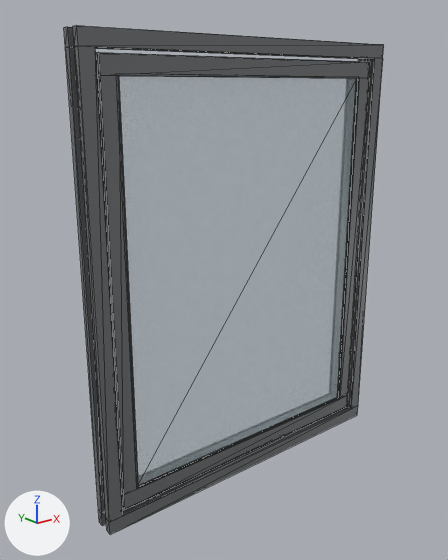
One commit to the glTF model public/models/vista-guard.glb: the scene before it, then after it.
Rendered twice from a 50 mm lens placed at (-1.345, -1.546, 1.359), pointed at (-0.071, 0.046, 0.722). The lights are fixed; the arrows at lower left show +X, +Y and +Z. The picture after the commit comes second. Mesh edges are drawn as thin lines. Vertices at exactly the same position are counted once.

The first picture shows 'window'.
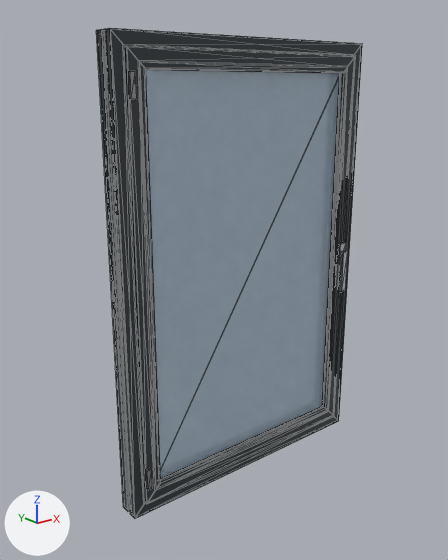
Boxes (x1, y1, x2, y2) around the edits, measured in the pictures (448 x 560 px):
'window', reshaped (17% narrower): before (64, 25, 384, 534); after (96, 28, 362, 518)
part 1 of me_mesh_0, added: after (337, 242, 346, 264)
part 2 of me_mesh_0, added: after (338, 250, 348, 292)
part 3 of me_mesh_0, added: after (145, 468, 152, 490)
part 4 of me_mesh_0, added: after (128, 71, 137, 99)
part 5 of me_mesh_0, rebuilt (17% narrower): before (73, 25, 384, 534); after (105, 28, 362, 518)
part 6 of me_mesh_0, rebuilt (not visible before): after (104, 32, 130, 510)
part 7 of me_mesh_0, rebuilt (18% narrower): before (119, 75, 358, 487); after (146, 69, 341, 480)
part 8 of me_mesh_0, rebuilt (not visible afterwards): before (96, 55, 122, 497)
part 9 of me_mesh_0, rebuilt (15% narrower): before (96, 52, 370, 509); after (124, 46, 356, 504)
part 10 of me_mesh_0, rebuilt (not visible afterwards): before (64, 27, 367, 526)
part 11 of me_mesh_0, rebuilt (18% narrower): before (119, 76, 357, 486); after (146, 70, 340, 479)
part 12 of me_mesh_0, added: after (96, 29, 130, 511)

The change, as a list of edits to the scene's bpy script:
```text
Change me_mesh_0:
    remove me_mesh_0.from_pydata(...)  # 176 vertices, 348 faces; spans x -0.6..0.6, y -0.04..0.04, z 0.0..1.5
    remove me_mesh_0.materials.append(mat_powder_coated_aluminium)  # grey #7c7e81
    add me_mesh_0.from_pydata(...)  # 400 vertices, 1092 faces; spans x -0.5..0.5, y -0.05..0.05, z 0.0..1.5
    me_mesh_0 part 1: a new loose piece, a box spanning x 0.423..0.455, y -0.04..-0.03, z 0.71..0.79, in mat_hardware (grey #a9acb0)
    me_mesh_0 part 2: a new loose piece, a box spanning x 0.428..0.45, y -0.054..-0.038, z 0.6..0.76, in mat_hardware (grey #a9acb0)
    me_mesh_0 part 3: a new loose piece, a box spanning x -0.459..-0.443, y -0.044..-0.03, z 0.105..0.175, in mat_hardware (grey #a9acb0)
    me_mesh_0 part 4: a new loose piece, a box spanning x -0.459..-0.443, y -0.044..-0.03, z 1.325..1.395, in mat_hardware (grey #a9acb0)
    me_mesh_0 part 5: the loose piece of 24 vertices spanning x -0.6..0.6, y -0.04..-0.01, z 0.0..1.5 is rebuilt with 32 vertices and now spans x -0.5..0.5, y -0.02..0.01, z 0.0..1.5, in mat_aluminium_interior (dark grey #373f43)
    me_mesh_0 part 6: the loose piece of 24 vertices spanning x -0.59..0.59, y -0.01..0.01, z 0.01..1.49 is rebuilt with 16 vertices and now spans x -0.49..0.49, y 0.01..0.02, z 0.01..1.49
    me_mesh_0 part 7: the loose piece of 24 vertices spanning x -0.49..0.49, y -0.02, z 0.11..1.39 is rebuilt with 16 vertices and now spans x -0.4..0.4, y -0.01, z 0.1..1.4
    me_mesh_0 part 8: the loose piece of 24 vertices spanning x -0.54..0.54, y 0.02..0.03, z 0.06..1.44 is rebuilt with 52 vertices and now spans x -0.46..0.46, y 0.02..0.04, z 0.04..1.46
    me_mesh_0 part 9: the loose piece of 24 vertices spanning x -0.54..0.54, y -0.03..-0.02, z 0.06..1.44 is rebuilt with 60 vertices and now spans x -0.46..0.46, y -0.03..0.0, z 0.04..1.46, in mat_aluminium_interior (dark grey #373f43)
    me_mesh_0 part 10: the loose piece of 24 vertices spanning x -0.6..0.6, y 0.01..0.04, z 0.0..1.5 is rebuilt with 16 vertices and now spans x -0.49..0.49, y 0.01..0.02, z 0.01..1.49, in mat_insulating_foam (light grey #d9d4c7)
    me_mesh_0 part 11: the loose piece of 8 vertices spanning x -0.49..0.49, y -0.02..0.02, z 0.12..1.38 is rebuilt with 40 vertices and now spans x -0.42..0.42, y -0.01..0.03, z 0.08..1.42
    me_mesh_0 part 12: a new loose piece of 40 vertices spanning x -0.5..0.5, y 0.02..0.05, z 0.0..1.5, in mat_aluminium_exterior (dark grey #373f43)
    other edits to the shape of me_mesh_0 do not show in these pictures
    remove me_mesh_0.materials.append(mat_insulating_glass)  # pale blue #cedfe7
    add me_mesh_0.materials.append(mat_aluminium_exterior)  # dark grey #373f43
    add me_mesh_0.materials.append(mat_insulating_foam)  # light grey #d9d4c7
    add me_mesh_0.materials.append(mat_aluminium_interior)  # dark grey #373f43
    add me_mesh_0.materials.append(mat_spacer)  # grey #8b8f95
    add me_mesh_0.materials.append(mat_glass)  # blue #bcd3e6
    add me_mesh_0.materials.append(mat_hardware)  # grey #a9acb0
```
